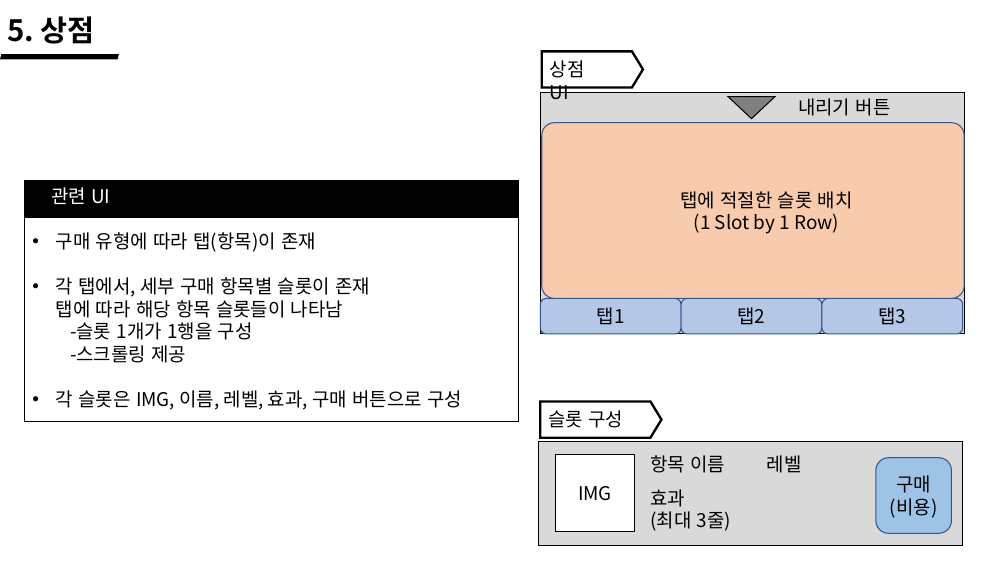
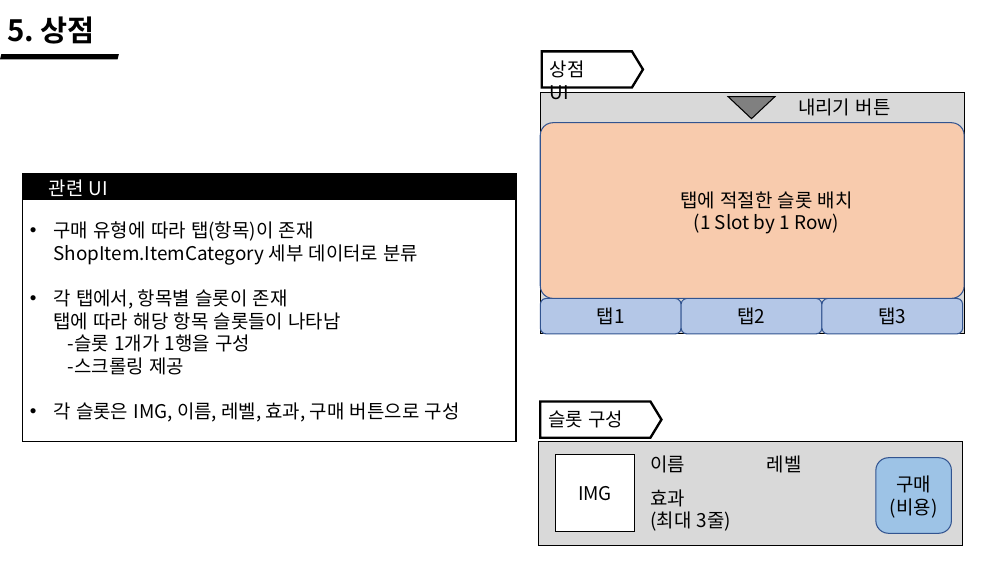
Before and after one commit to wlrud753/CarryCarrot, a slide deck: slide 22 of 기획서/당근키우기 시스템.pptx. Drawn at 1008x567 pixels with LibreOffice and Linux fonts; fonts in the diff are those of the drawing. Boxes give left, top, right and bottom in pixels: in the first picture for what was removed or moved away, otherwise in the second. Text is boxed around its words. In the diff, an @@ line names an element or a change of style, - is before the commit and + after.

```diff
--- a/기획서/당근키우기 시스템.pptx
+++ b/기획서/당근키우기 시스템.pptx
@@ rectangle: place and size @@
-rectangle at box(25, 181, 519, 422)
+rectangle at box(23, 173, 516, 441)
@@ text "관련 UI" rewrapped from box(51, 187, 110, 204) to box(49, 179, 108, 201) @@
@@ rectangle "구매 유형에 따라 탭(항목)이 존재 ...": place and size @@
-rectangle "구매 유형에 따라 탭(항목)이 존재 ..." at box(25, 218, 519, 422)
+rectangle "구매 유형에 따라 탭(항목)이 존재 ..." at box(23, 200, 516, 441)
@@ text in rectangle at box(54, 221, 419, 330): text changed @@
-• 구매 유형에 따라 탭(항목)이 존재
-• 각 탭에서, 세부 구매 항목별 슬롯이 존재
-  탭에 따라 해당 항목 슬롯들이 나타남
+• 구매 유형에 따라 탭(항목)이 존재
+  ShopItem.ItemCategory 세부 데이터로 분류
+• 각 탭에서, 항목별 슬롯이 존재
+  탭에 따라 해당 항목 슬롯들이 나타남
@@ text at box(650, 455, 685, 473): text changed @@
-항목 이름
+이름
```
Also in this commit, not shown: 1 other slide changed, 1 other file.
